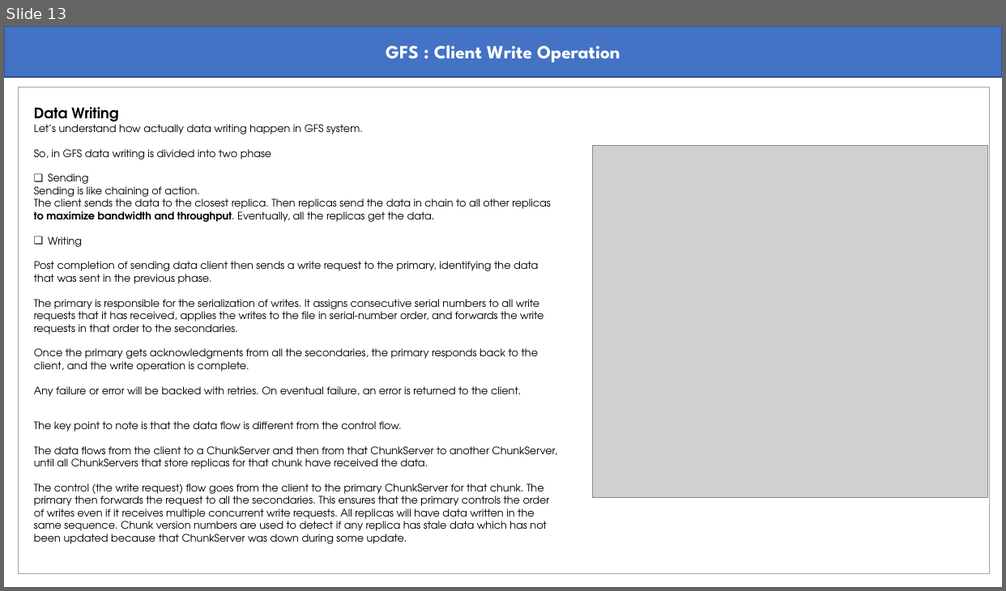
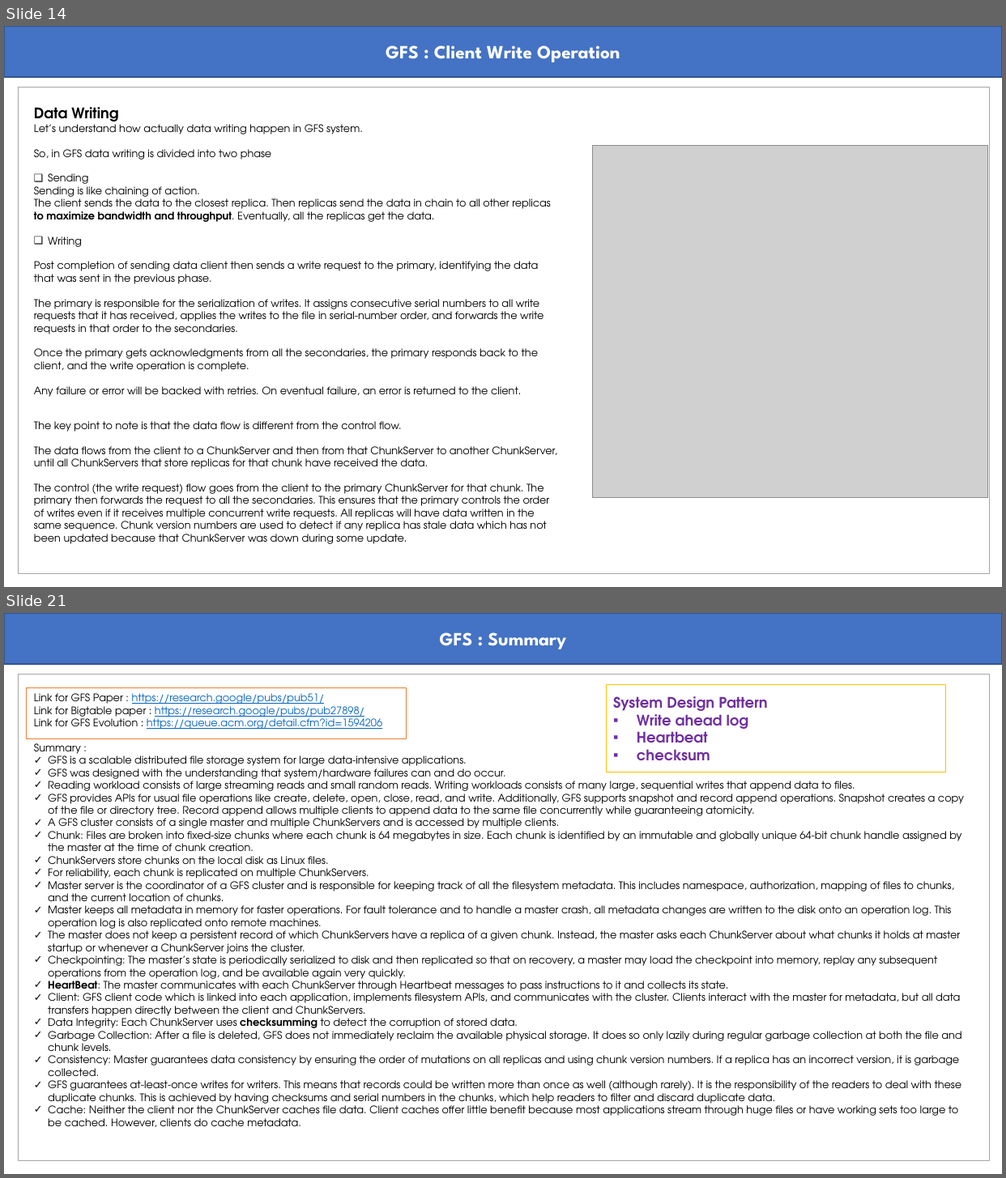
Before and after one commit to abmishra1234/Advanced-System-Design, a slide deck: GFS.pptx. Shown one above the other, each under a label of ours: slide 13 before the commit, slides 14 and 21 after it; the slides between them are not shown. The pictures are 1006x591 and 1006x1178 pixels, drawn with LibreOffice and Linux fonts; fonts in the diff are those of the drawing; grey boxes stand for pictures. Boxes give left, top, right and bottom in pixels: in the first picture for what was removed or moved away, otherwise in the second. Text is boxed around its words. In the diff, an @@ line names an element or a change of style, - is before the commit and + after.

Commit message:
Update the GFS and added few more slide for completness. Added link for some paper

```diff
--- a/GFS.pptx
+++ b/GFS.pptx
@@ slide 21 added at (4, 613, 1002, 1174), background #FFFFFF @@
@@ rectangle added at (4, 613, 1002, 664), fill #4472C4, outline #325491 1 pt, 18 pt, text #FFFFFF, bold @@
+GFS : Summary
@@ rectangle added at (19, 674, 990, 1161), outline #A5A5A5 0.75 pt @@
@@ rectangle added at (606, 685, 946, 772), outline #FFC000 0.75 pt, 14 pt, text #7030A0, bold @@
+System Design Pattern
+▪ Write ahead log
+▪ Heartbeat
+▪ checksum
@@ rectangle added at (27, 688, 406, 739), outline #ED7D31 0.75 pt @@
@@ text added at (34, 693, 964, 1127), 10 pt, text #000000 @@
+Link for GFS Paper : https://research.google/pubs/pub51/
+Link for Bigtable paper : https://research.google/pubs/pub27898/
+Link for GFS Evolution : https://queue.acm.org/detail.cfm?id=1594206
+Summary :
+✓ GFS is a scalable distributed file storage system for large data-intensive applications.
+✓ GFS was designed with the understanding that system/hardware failures can and do occur.
+✓ Reading workload consists of large streaming reads and small random reads. Writing workloads consists of many large, sequential writes that append data to files.
+✓ GFS provides APIs for usual file operations like create, delete, open, close, read, and write. Additionally, GFS supports snapshot and record append operations. Snapshot creates a copy of the file or directory tree. Record append allows multiple clients to append data to the same file concurrently while guaranteeing atomicity.
+✓ A GFS cluster consists of a single master and multiple ChunkServers and is accessed by multiple clients.
+✓ Chunk: Files are broken into fixed-size chunks where each chunk is 64 megabytes in size. Each chunk is identified by an immutable and globally unique 64-bit chunk handle assigned by the master at the time of chunk creation.
+✓ ChunkServers store chunks on the local disk as Linux files.
+✓ For reliability, each chunk is replicated on multiple ChunkServers.
+✓ Master server is the coordinator of a GFS cluster and is responsible for keeping track of all the filesystem metadata. This includes namespace, authorization, mapping of files to chunks, and the current location of chunks.
+✓ Master keeps all metadata in memory for faster operations. For fault tolerance and to handle a master crash, all metadata changes are written to the disk onto an operation log. This operation log is also replicated onto remote machines.
+✓ The master does not keep a persistent record of which ChunkServers have a replica of a given chunk. Instead, the master asks each ChunkServer about what chunks it holds at master startup or whenever a ChunkServer joins the cluster.
+✓ Checkpointing: The master’s state is periodically serialized to disk and then replicated so that on recovery, a master may load the checkpoint into memory, replay any subsequent operations from the operation log, and be available again very quickly.
+✓ HeartBeat: The master communicates with each ChunkServer through Heartbeat messages to pass instructions to it and collects its state.
+✓ Client: GFS client code which is linked into each application, implements filesystem APIs, and communicates with the cluster. Clients interact with the master for metadata, but all data transfers happen directly between the client and ChunkServers.
+✓ Data Integrity: Each ChunkServer uses checksumming to detect the corruption of stored data.
+✓ Garbage Collection: After a file is deleted, GFS does not immediately reclaim the available physical storage. It does so only lazily during regular garbage collection at both the file and chunk levels.
+✓ Consistency: Master guarantees data consistency by ensuring the order of mutations on all replicas and using chunk version numbers. If a replica has an incorrect version, it is garbage collected.
+✓ GFS guarantees at-least-once writes for writers. This means that records could be written more than once as well (although rarely). It is the responsibility of the readers to deal with these duplicate chunks. This is achieved by having checksums and serial numbers in the chunks, which help readers to filter and discard duplicate data.
+✓ Cache: Neither the client nor the ChunkServer caches file data. Client caches offer little benefit because most applications stream through huge files or have working sets too large to be cached. However, clients do cache metadata.
@@ what was slide 13 is now slide 14 @@
```
Also in this commit, not shown: 1 slide changed, 6 other slides added.
